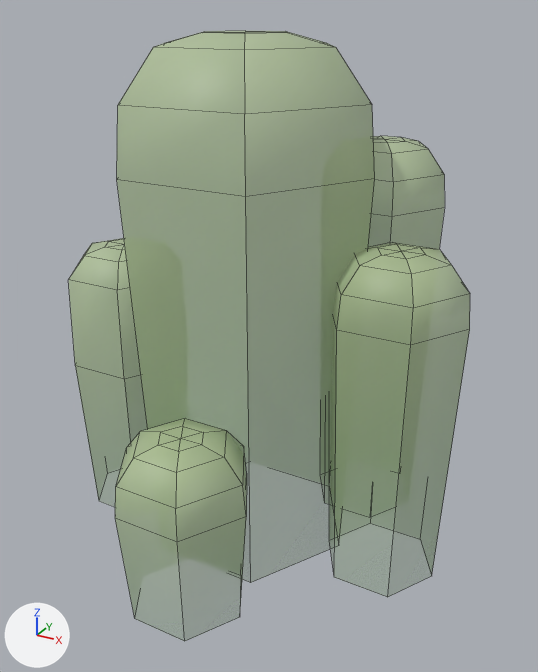
Renders of the FBX model Assets/Models/Tiny Treats plants/cactus_C.fbx from each side of a commit.
One viewpoint serves both versions: a 50 mm camera at (0.275, -0.467, 0.36) aimed at (0.024, -0.011, 0.132). Lighting does not change. The marker at lower left points along +X, +Y and +Z. Mesh edges are drawn as thin lines. Objects named as collision shapes, trigger or cutter boxes, shadow casters or lower levels of detail are left out. Where no turn or scale is listed for an object, it has been applied to the vertices.

In view in the first picture: 'cactus_C'.
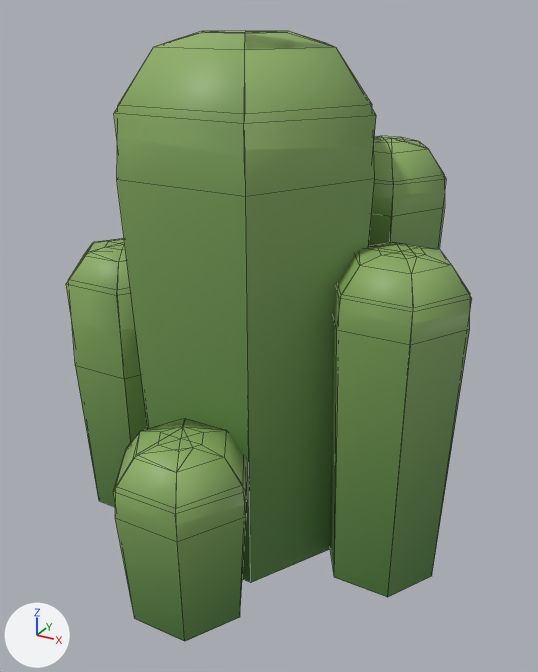
Location of each change, (x1, y1, x2, y2) in pixels of the pictures (538 x 672 px):
'cactus_C', surface changed: (68, 31, 470, 642) in both
'cactus_C_LOD1', added (green): after (66, 30, 472, 569)

The change, as a diff of the scene's bpy script:
```diff
--- a/Assets/Models/Tiny Treats plants/cactus_C.fbx.py
+++ b/Assets/Models/Tiny Treats plants/cactus_C.fbx.py
@@ img_tiny_treats_texture_1_png @@
-img_tiny_treats_texture_1_png = load_image('tiny_treats_texture_1.png', 'tiny_treats_texture_1.png', 1024, 1024, 'Non-Color')
+img_tiny_treats_texture_1_png = load_image('tiny_treats_texture_1.png', 'tiny_treats_texture_1.png', 1024, 1024, 'sRGB')
@@ mat_tiny_treats_1 @@
 n0 = _N.new('ShaderNodeBsdfPrincipled'); n0.name = 'Principled BSDF'
 n2 = _N.new('ShaderNodeTexImage'); n2.name = 'Image Texture'
 n2.image = img_tiny_treats_texture_1_png
-n3 = _N.new('ShaderNodeTexImage'); n3.name = 'Image Texture.001'
-n3.image = img_tiny_treats_texture_1_png
 _L.new(n2.outputs[0], n0.inputs[0])  # 'Color' to 'Base Color'
-_L.new(n3.outputs[0], n0.inputs[4])  # 'Color' to 'Alpha'
 _L.new(n0.outputs[0], n1.inputs[0])  # 'BSDF' to 'Surface'
+_L.new(n2.outputs[1], n0.inputs[4])  # 'Alpha' to 'Alpha'
@@ me_cactus_c_001 @@
+me_cactus_c_001.from_pydata(...)  # 101 vertices, 93 faces; spans x -0.159..0.17, y -0.154..0.128, z -0.05..0.347
+me_cactus_c_001.materials.append(mat_tiny_treats_1)  # picture img_tiny_treats_texture_1_png
@@ ob_cactus_c_lod1 @@
+ob_cactus_c_lod1 = bpy.data.objects.new('cactus_C_LOD1', me_cactus_c_001)
+ob_cactus_c_lod1.location = (0.0, 0.0, 0.0)
```
